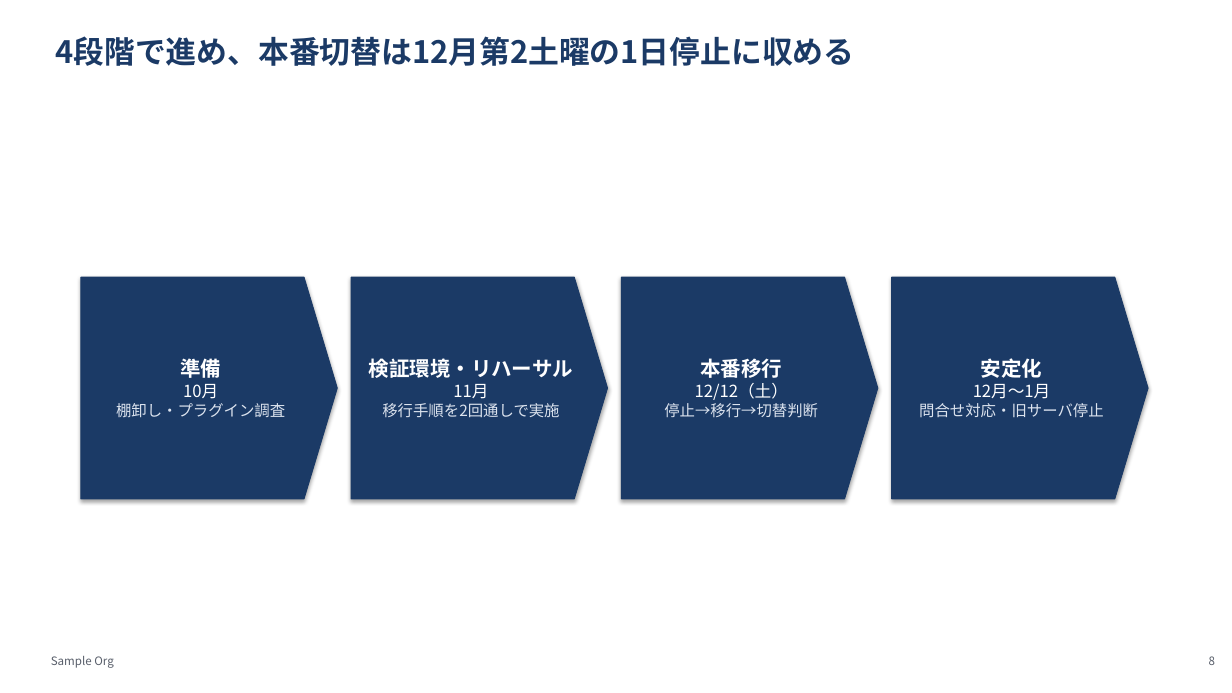
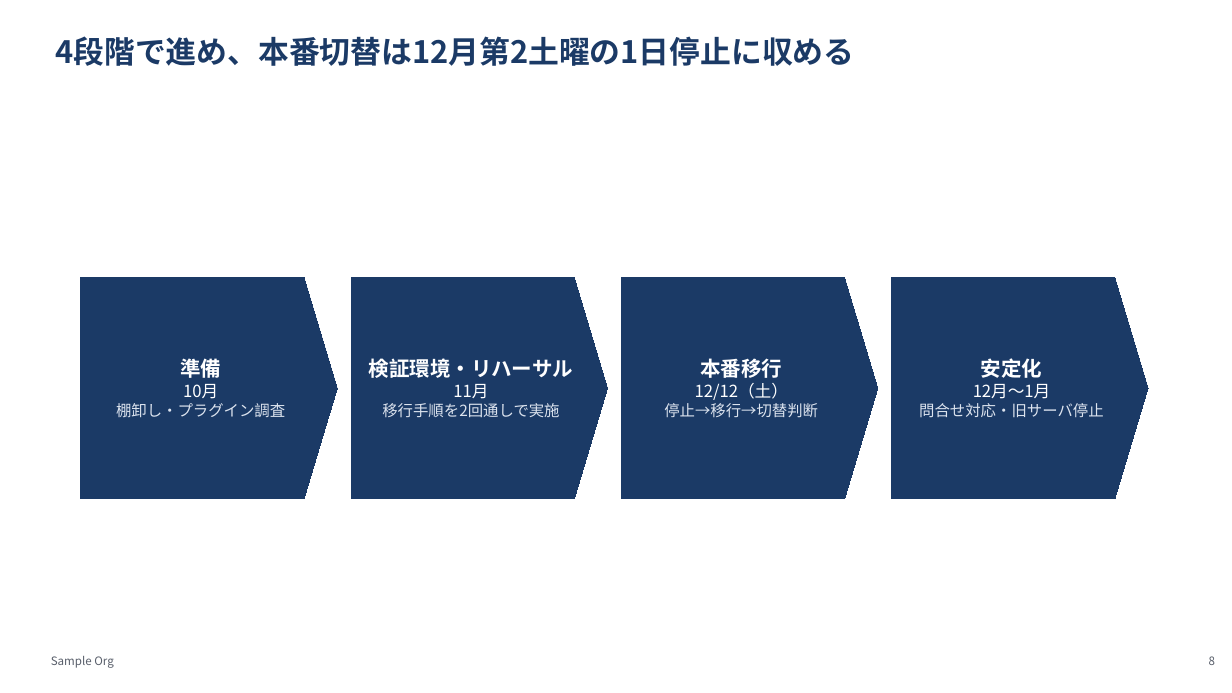
Before and after one commit to YHirano7/Artifacts, a slide deck: slide 8 of skills/pptx-deck/examples/redmine-migration/redmine-migration.pptx. Drawn at 1232x693 pixels with LibreOffice and Linux fonts; fonts in the diff are those of the drawing. Boxes give left, top, right and bottom in pixels: in the first picture for what was removed or moved away, otherwise in the second. Text is boxed around its words. In the diff, an @@ line names an element or a change of style, - is before the commit and + after.

```diff
--- a/skills/pptx-deck/examples/redmine-migration/redmine-migration.pptx
+++ b/skills/pptx-deck/examples/redmine-migration/redmine-migration.pptx
@@ shadow off in 4 elements at (81, 277, 337, 499), (351, 277, 607, 499), (621, 277, 877, 499), (892, 277, 1148, 499) @@
```
Also in this commit, not shown: 1 other slide changed, 4 other files.
